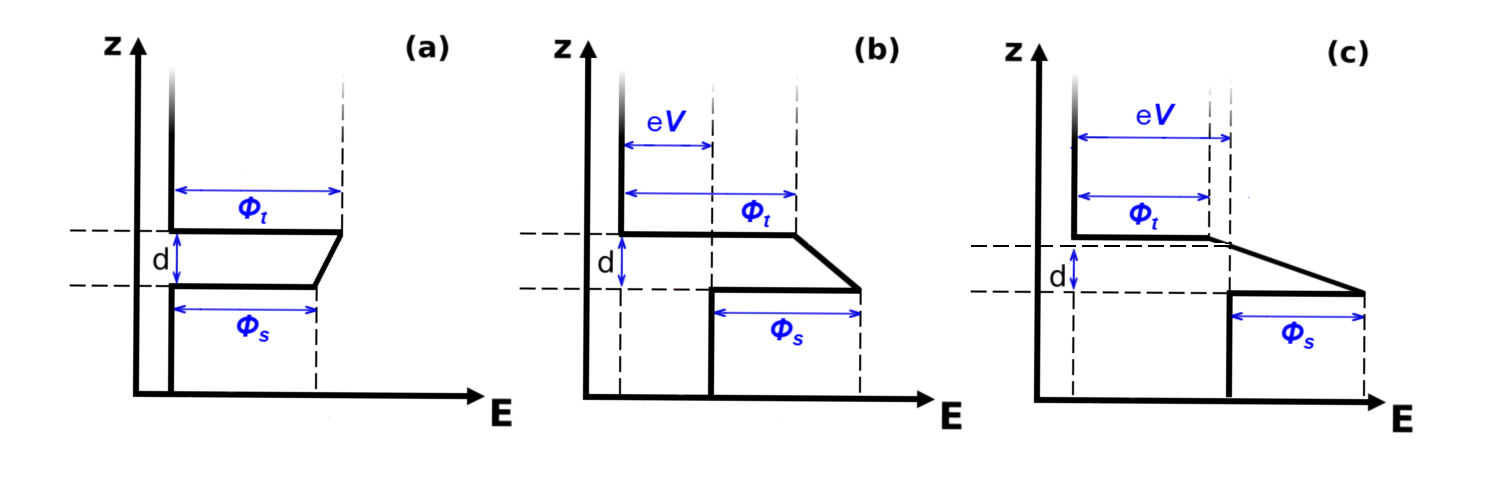
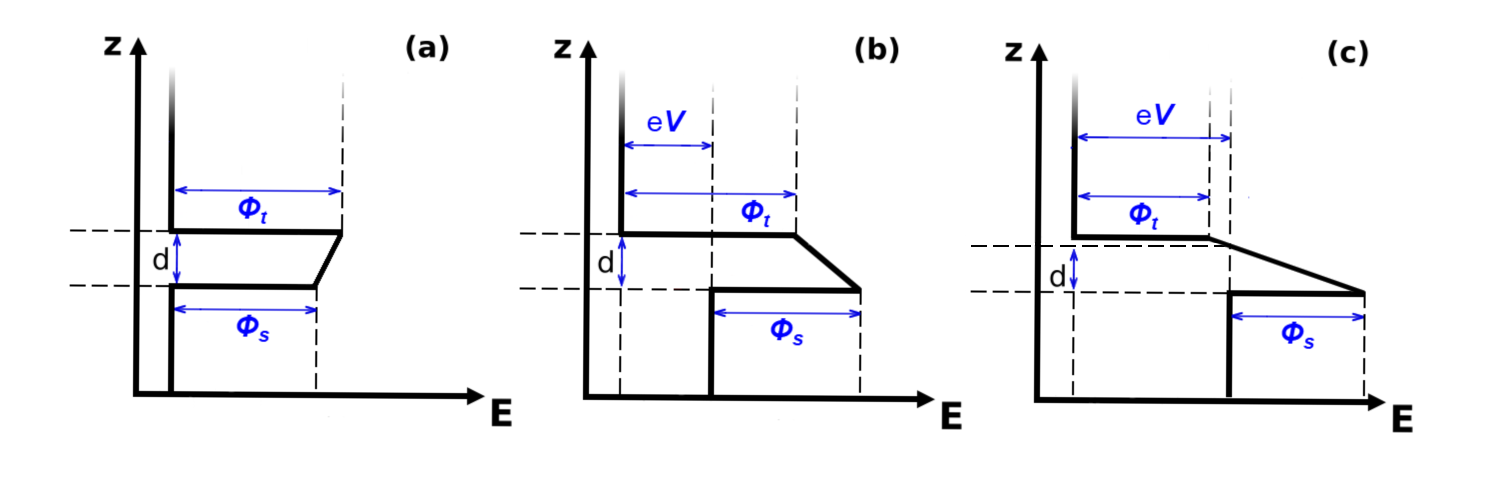
Revision of a layered 1498 × 480 image; what changed, layer by layer:
painted on "root Merged" (1st of 2) over [1216, 241, 1233, 247]
painted on "root Merged" (2nd of 2) over [1216, 241, 1233, 247]
painted on "Paint Layer 1" over [1216, 241, 1233, 247]
